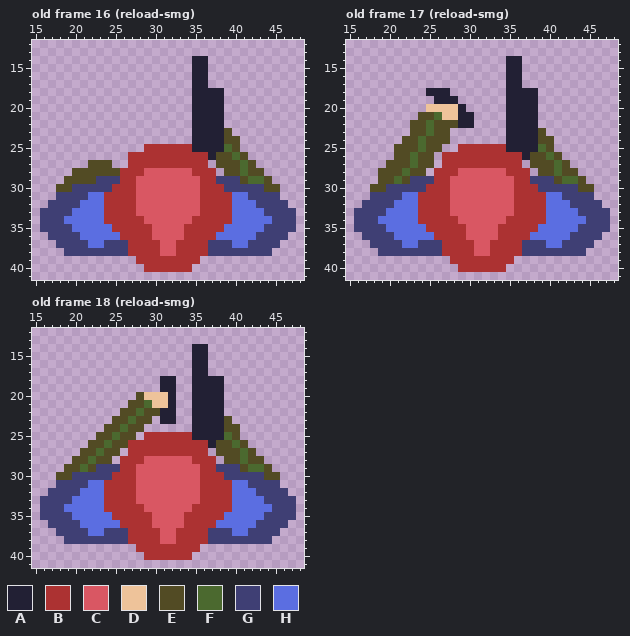
Pixel-art file: src/assets/mc-top.aseprite. The picture above is the old version.
64x64 pixels, 18 frames. Shown: old frame 16 (reload-smg): x 15..48, y 12..41; old frame 17 (reload-smg): x 15..48, y 12..41; old frame 18 (reload-smg): x 15..48, y 12..41. The commit also changed other frames, which this record leaves out.
Palette (. is transparent): A #222034  B #ac3232  C #d95763  D #eec39a  E #524b24  F #4b692f  G #3f3f74  H #5b6ee1
Pixels before, old frame 16 (reload-smg), first column x 16:
14 ...................AA...........
15 ...................AA...........
16 ...................AA...........
17 ...................AA...........
18 ...................AAAA.........
19 ...................AAAA.........
20 ...................AAAA.........
21 ...................AAAA.........
22 ...................AAAA.........
23 ...................AAAAE........
24 ...................AAAAEE.......
25 .............BBBBBBAAAAFE.......
26 ...........BBBBBBBBBBAEEFE......
27 ......EEE..BBBBBBBBBB.EEEFE.....
28 ....EEEEEEBBBCCCCCCBBB.EEFEE....
29 ...EEEEGGGBBCCCCCCCCBBGGGEFFE...
30 ..EEGGGGGBBBCCCCCCCCBBBGGGGGEE..
31 ..GGGGHHBBBBCCCCCCCCBBBBHHGGGG..
32 .GGGGHHHBBBBCCCCCCCCBBBBHHHGGGG.
33 GGGGHHHHBBBBCCCCCCCCBBBBHHHHGGGG
34 GGGHHHHHBBBBBCCCCCCBBBBBHHHHHGGG
35 GGGGHHHHHBBBBBCCCCBBBBBHHHHHGGGG
36 .GGGGHHHHHBBBBCCCCBBBBHHHHHGGGG.
37 ..GGGGHHGGGBBBBCCBBBBGGGHHGGGG..
38 ...GGGGGGGGBBBBCCBBBBGGGGGGGG...
39 ............BBBBBBBB............
40 .............BBBBBB.............
Pixels before, old frame 17 (reload-smg), first column x 16:
14 ...................AA...........
15 ...................AA...........
16 ...................AA...........
17 ...................AA...........
18 .........AAA.......AAAA.........
19 ..........AAA......AAAA.........
20 .........DDDDA.....AAAA.........
21 ........EEFDDAA....AAAA.........
22 .......EEFEEEAA....AAAA.........
23 .......EEFEE.......AAAAE........
24 ......EEFEEE.......AAAAEE.......
25 .....EEEFEE..BBBBBBAAAAFE.......
26 .....EEFEE.BBBBBBBBBBAEEFE......
27 ....EEEFEE.BBBBBBBBBB.EEEFE.....
28 ...EEEFEE.BBBCCCCCCBBB.EEFEE....
29 ...EEFEGGGBBCCCCCCCCBBGGGEFFE...
30 ..EEGGGGGBBBCCCCCCCCBBBGGGGGEE..
31 ..GGGGHHBBBBCCCCCCCCBBBBHHGGGG..
32 .GGGGHHHBBBBCCCCCCCCBBBBHHHGGGG.
33 GGGGHHHHBBBBCCCCCCCCBBBBHHHHGGGG
34 GGGHHHHHBBBBBCCCCCCBBBBBHHHHHGGG
35 GGGGHHHHHBBBBBCCCCBBBBBHHHHHGGGG
36 .GGGGHHHHHBBBBCCCCBBBBHHHHHGGGG.
37 ..GGGGHHGGGBBBBCCBBBBGGGHHGGGG..
38 ...GGGGGGGGBBBBCCBBBBGGGGGGGG...
39 ............BBBBBBBB............
40 .............BBBBBB.............
Pixels before, old frame 18 (reload-smg), first column x 16:
14 ...................AA...........
15 ...................AA...........
16 ...................AA...........
17 ...................AA...........
18 ...............AA..AAAA.........
19 ...............AA..AAAA.........
20 ............EDDDA..AAAA.........
21 ...........EEFDDA..AAAA.........
22 ..........EEFEEAA..AAAA.........
23 .........EEFEE.AA..AAAAE........
24 ........EEFEE......AAAAEE.......
25 .......EEFEE.BBBBBBAAAAFE.......
26 ......EEFEEBBBBBBBBBBAEEFE......
27 .....EEFEE.BBBBBBBBBB.EEEFE.....
28 ....EEFEE.BBBCCCCCCBBB.EEFEE....
29 ...EEFEGGGBBCCCCCCCCBBGGGEFFE...
30 ..EEGGGGGBBBCCCCCCCCBBBGGGGGEE..
31 ..GGGGHHBBBBCCCCCCCCBBBBHHGGGG..
32 .GGGGHHHBBBBCCCCCCCCBBBBHHHGGGG.
33 GGGGHHHHBBBBCCCCCCCCBBBBHHHHGGGG
34 GGGHHHHHBBBBBCCCCCCBBBBBHHHHHGGG
35 GGGGHHHHHBBBBBCCCCBBBBBHHHHHGGGG
36 .GGGGHHHHHBBBBCCCCBBBBHHHHHGGGG.
37 ..GGGGHHGGGBBBBCCBBBBGGGHHGGGG..
38 ...GGGGGGGGBBBBCCBBBBGGGGGGGG...
39 ............BBBBBBBB............
40 .............BBBBBB.............
Once edited:
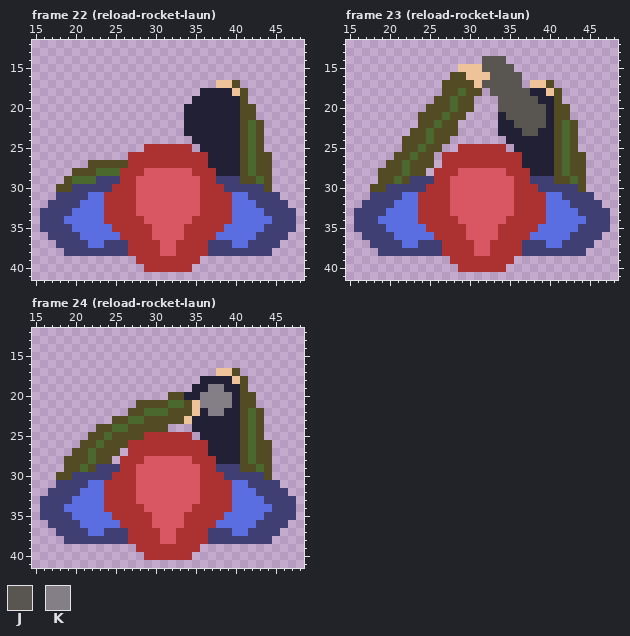
Colours new in this view: J #595652  K #847e87
A new or re-ordered frame is compared with the old frame closest to it.
The commit says: Adds rocket launcher.
The exact change:
frames 18 -> 24
Changed rows in their new state; - is an unchanged pixel.
Frame 22 (reload-rocket-laun) is new; against old frame 16 (reload-smg):
first column x 20:
14 ---------------..---------
15 ---------------..---------
16 ---------------..---------
17 ---------------..-DDE-----
18 ---------------.---ADE----
19 -------------------AAE----
20 --------------A----AAEE---
21 --------------A----AAEE---
22 --------------A----AAEFE--
23 --------------A----AAEFE--
24 -------------------AAEFE--
25 ---------------.---AAEFE--
26 ------------------AAA-FEE-
27 -----EE----------AAAAEFEE-
28 ---FFF------------AAAEF-E-
29 FFF-------------------E---
30 -------------------------.
Frame 23 (reload-rocket-laun) is new; against old frame 17 (reload-smg):
first column x 21:
14 -----------JJJ..---------
15 --------DDDJJJJ.---------
16 -------EEDDDJJJJ---------
17 ------EEEEDJJJJJ-DDE-----
18 ----..EEFEE-JJJJJ-ADE----
19 -----EEFEE---JJJJJAAE----
20 ----EEEFEE---JJJJJJAEE---
21 -----EFEE.---AJJJJJAEE---
22 --.-EF--..---A-JJJJAEFE--
23 -------E-----A--JJAAEFE--
24 ---EF-------------AAEFE--
25 .-------------.---AAEFE--
26 -----------------AAA-FEE-
27 -FE-------------AAAAEFEE-
28 -----------------AAAEF-E-
29 ---------------------E---
30 ------------------------.
Frame 24 (reload-rocket-laun) is new; against old frame 18 (reload-smg):
first column x 19:
14 ----------------..---------
15 ----------------..---------
16 ----------------..---------
17 ----------------..-DDE-----
18 ------------..--.---ADE----
19 ------------..----KKAAE----
20 ---------....EEA-KKKKAEE---
21 --------.-EEEFFEDKKKKAEE---
22 -------.-EFFFEEED-KKAAEFE--
23 ---------F-EEEED----AAEFE--
24 ----E-F---EEE-------AAEFE--
25 ---E-FE--E------.---AAEFE--
26 --E-FE-------------AAA-FEE-
27 -E-FE-------------AAAAEFEE-
28 E------------------AAAEF-E-
29 -----------------------E---
30 --------------------------.
Pixel boxes of the changes (left, top, right, bottom) in both pictures:
changed: (184, 56, 280, 192)
changed: (72, 160, 128, 184)
changed: (394, 56, 594, 192)
changed: (64, 344, 280, 480)
